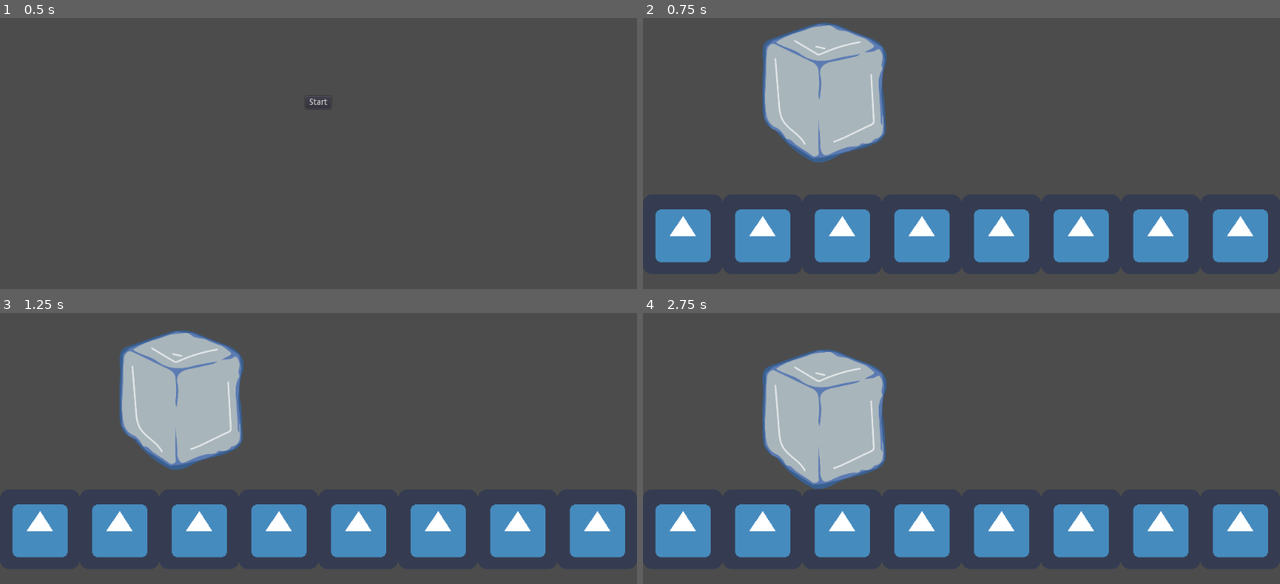
Above: before the commit, frames 1-4 (two rows, left to right).
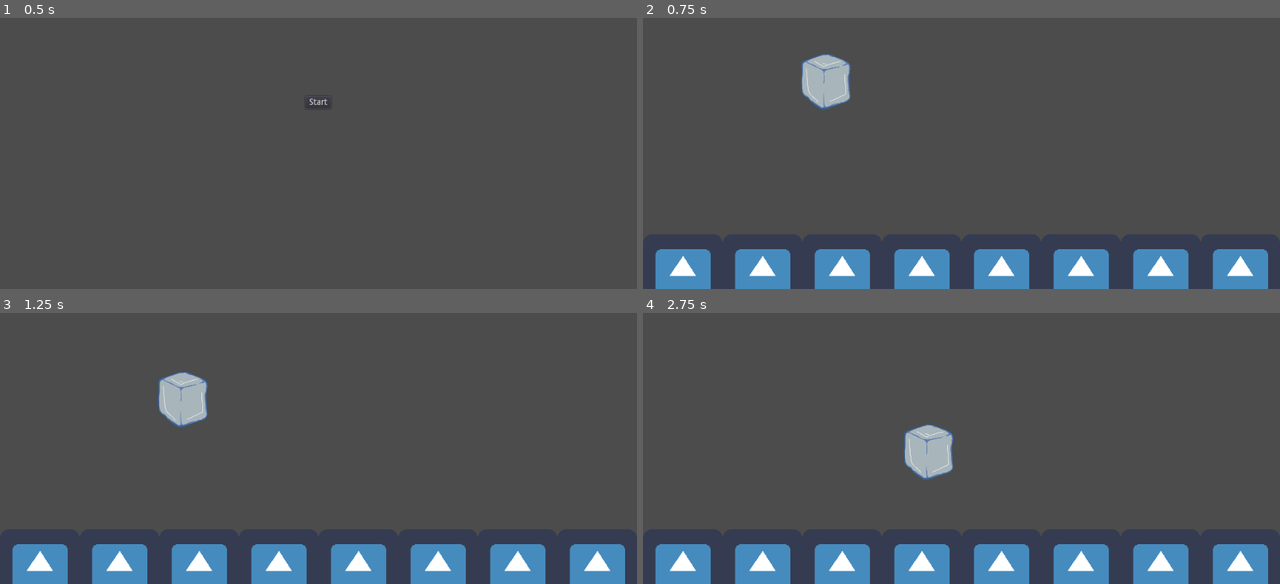
Above: after the commit, the same moments.

Repository: JosueCom/Tri_Annual-Game-Jam
Game: Godot game, scene res://src/MainScreen.tscn
Two runs of this game, one before a commit and one after it. Both use one fixed random seed, a clock stepped at 60 frames per second and the inputs below. The engine's default icon, where the game draws it, is replaced by a stand-in: a white triangle on a blue panel in a dark square.
Inputs:
- Up to frame 1 (0.5 s): no input
- Up to frame 2 (0.75 s): click "Start" at 0.5 s
- Up to frame 3 (1.25 s): no input
- Up to frame 4 (2.75 s): hold Up (jump, bound only after the commit) 1.28-2.03 s; hold Right (move_right, bound only after the commit) from 1.28 s (still down); tap Up (jump, bound only after the commit) at 2.1, 2.27, 2.57 s

Frame 1 is identical in both runs. In frame 2, 25% of the frame differs, in the area x 1-99%, y 1-100%; in frame 3, 25%; in frame 4, 27%, in the area x 1-99%, y 13-100%.

Commit message:
Basic control added

Diff:
--- a/project.godot
+++ b/project.godot
@@ -36,6 +36,30 @@
 run/main_scene="res://src/MainScreen.tscn"
 config/icon="res://icon.png"
 
+[input]
+
+move_right={
+"deadzone": 0.2,
+"events": [ Object(InputEventKey,"resource_local_to_scene":false,"resource_name":"","device":0,"alt":false,"shift":false,"control":false,"meta":false,"command":false,"pressed":false,"scancode":16777233,"unicode":0,"echo":false,"script":null)
+, Object(InputEventKey,"resource_local_to_scene":false,"resource_name":"","device":0,"alt":false,"shift":false,"control":false,"meta":false,"command":false,"pressed":false,"scancode":68,"unicode":0,"echo":false,"script":null)
+, Object(InputEventJoypadMotion,"resource_local_to_scene":false,"resource_name":"","device":0,"axis":0,"axis_value":1.0,"script":null)
+ ]
+}
+move_left={
+"deadzone": 0.2,
+"events": [ Object(InputEventKey,"resource_local_to_scene":false,"resource_name":"","device":0,"alt":false,"shift":false,"control":false,"meta":false,"command":false,"pressed":false,"scancode":16777231,"unicode":0,"echo":false,"script":null)
+, Object(InputEventKey,"resource_local_to_scene":false,"resource_name":"","device":0,"alt":false,"shift":false,"control":false,"meta":false,"command":false,"pressed":false,"scancode":65,"unicode":0,"echo":false,"script":null)
+, Object(InputEventJoypadMotion,"resource_local_to_scene":false,"resource_name":"","device":0,"axis":0,"axis_value":-1.0,"script":null)
+ ]
+}
+jump={
+"deadzone": 0.2,
+"events": [ Object(InputEventKey,"resource_local_to_scene":false,"resource_name":"","device":0,"alt":false,"shift":false,"control":false,"meta":false,"command":false,"pressed":false,"scancode":16777232,"unicode":0,"echo":false,"script":null)
+, Object(InputEventKey,"resource_local_to_scene":false,"resource_name":"","device":0,"alt":false,"shift":false,"control":false,"meta":false,"command":false,"pressed":false,"scancode":87,"unicode":0,"echo":false,"script":null)
+, Object(InputEventJoypadButton,"resource_local_to_scene":false,"resource_name":"","device":0,"button_index":0,"pressure":0.0,"pressed":false,"script":null)
+ ]
+}
+
 [rendering]
 
 environment/default_environment="res://default_env.tres"
--- a/src/Entities/Player/Player.tscn
+++ b/src/Entities/Player/Player.tscn
@@ -1,20 +1,19 @@
-[gd_scene load_steps=4 format=2]
+[gd_scene load_steps=3 format=2]
 
 [ext_resource path="res://assets/player/ice.png" type="Texture" id=1]
 [ext_resource path="res://src/Entities/Player/Player.gd" type="Script" id=2]
 
-[sub_resource type="RectangleShape2D" id=1]
-extents = Vector2( 207.204, 108.449 )
-
 [node name="Player" type="KinematicBody2D"]
 script = ExtResource( 2 )
+gravity = 180.0
+terminal_speed = Vector2( 500, 1000 )
 
 [node name="Sprite" type="Sprite" parent="."]
-position = Vector2( 0, -32 )
-scale = Vector2( 0.5, 0.5 )
+position = Vector2( 5.96046e-08, -48 )
+scale = Vector2( 0.2, 0.2 )
 texture = ExtResource( 1 )
 
-[node name="CollisionShape2D" type="CollisionShape2D" parent="."]
-position = Vector2( -1.43201, 31.0068 )
-scale = Vector2( 0.5, 0.5 )
-shape = SubResource( 1 )
+[node name="CollisionPolygon2D" type="CollisionPolygon2D" parent="."]
+visible = false
+position = Vector2( -1.66855, 1.00113 )
+polygon = PoolVector2Array( 36.765, -17.5242, -2.27907, -1.17245, -22.3017, -10.1826, -38.9872, -26.8681, -39.3209, -80.5954, -0.610504, -91.9416, 38.4335, -78.2595 )
--- a/src/Entities/Player/PlayerStates.gd
+++ b/src/Entities/Player/PlayerStates.gd
@@ -63,6 +63,9 @@
 class Jumping extends State:
 	var dir := Vector2.ZERO
 
+	func _enter() -> void:
+		_entity.jump()
+
 	func _physics_process_(delta: float) -> void:
 		_entity.move(dir, delta, _entity.moving_force.air)
 		_entity.decelerate(delta, _entity.friction.air)
--- a/src/MainScreen.gd
+++ b/src/MainScreen.gd
@@ -2,4 +2,4 @@
 
 
 func _on_Button_pressed() -> void:
-	get_tree().change_scene("res://src/Maps/TestStage.tscn")
+	var _scene = get_tree().change_scene("res://src/Maps/TestStage.tscn")
--- a/src/maps/TestStage.tscn
+++ b/src/maps/TestStage.tscn
@@ -33,8 +33,9 @@
 
 [node name="TileMap" type="TileMap" parent="."]
 tile_set = SubResource( 2 )
+cell_size = Vector2( 128, 128 )
 format = 1
-tile_data = PoolIntArray( 458752, 0, 0, 458754, 0, 0, 458756, 0, 0, 458758, 0, 0, 458760, 0, 0, 458762, 0, 0, 458764, 0, 0, 458766, 0, 0 )
+tile_data = PoolIntArray( 262144, 0, 0, 262145, 0, 0, 262146, 0, 0, 262147, 0, 0, 262148, 0, 0, 262149, 0, 0, 262150, 0, 0, 262151, 0, 0, 458754, 0, 0, 458756, 0, 0, 458758, 0, 0, 458760, 0, 0, 458762, 0, 0, 458764, 0, 0, 458766, 0, 0 )
 
 [node name="Player" parent="." instance=ExtResource( 2 )]
 position = Vector2( 295.875, 310.868 )
Not shown, removed: assets/player/1.txt
